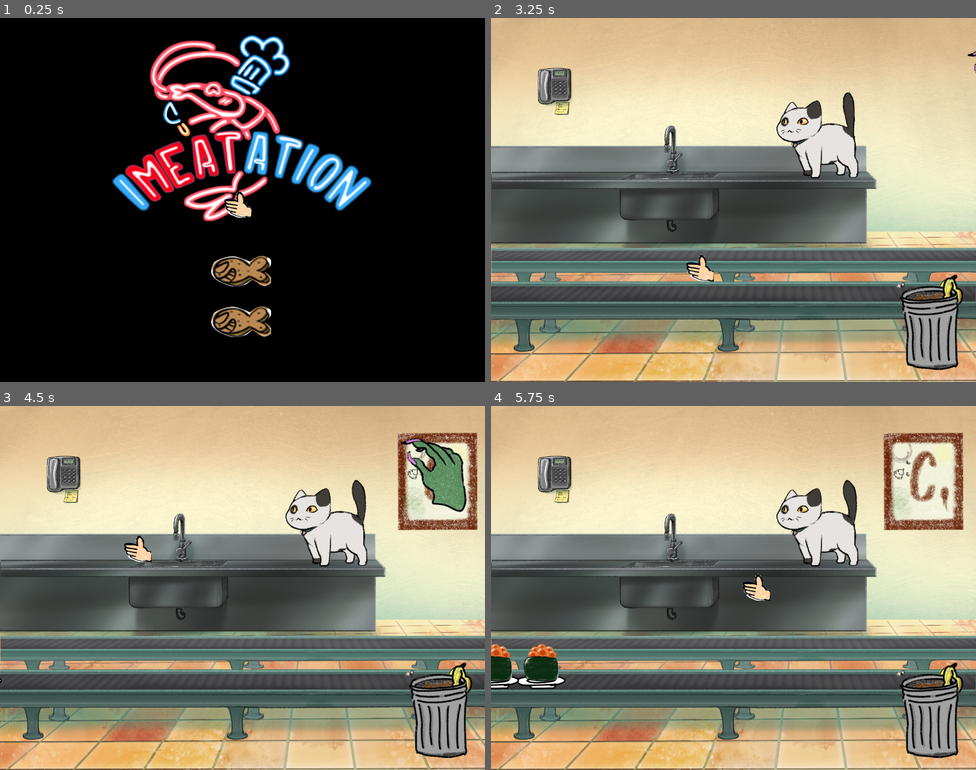
Above: before the commit, frames 1-4 (two rows, left to right).
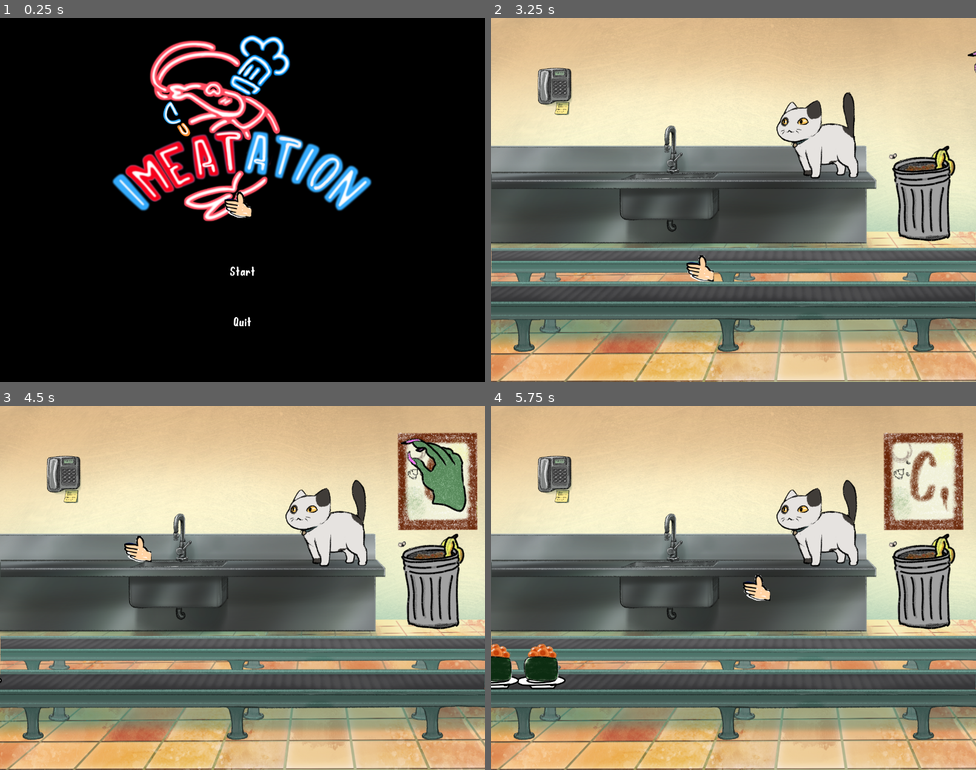
Above: after the commit, the same moments.

Repository: BUNN1E5/SDGJ-2024
Game: Godot game, scene res://levels/title/title.tscn
Two runs of this game, one before a commit and one after it. Both use one fixed random seed, a clock stepped at 60 frames per second and the inputs below.
Inputs (mouse positions are in pixels of both pictures, inside the frame that each line leads up to):
- Up to frame 1 (0.25 s): no input
- Up to frame 2 (3.25 s): move the mouse to (840, 181) at 0.52 s; click (840, 181) at 0.67 s; move the mouse to (636, 218) at 1.27 s; click (636, 218) at 1.42 s; move the mouse to (782, 119) at 2.02 s; click (782, 119) at 2.17 s; move the mouse to (709, 272) at 2.77 s; click (709, 272) at 2.92 s
- Up to frame 3 (4.5 s): move the mouse to (388, 642) at 3.52 s; click (388, 642) at 3.67 s; move the mouse to (97, 533) at 4.27 s; click (97, 533) at 4.42 s
- Up to frame 4 (5.75 s): move the mouse to (757, 588) at 5.02 s; click (757, 588) at 5.17 s

The runs differ from the first frame. In frame 1, 1.5% of the frame differs, in the area x 43-56%, y 65-88%; in frame 2, 5.1%, in the area x 82-98%, y 35-97%; in frame 3, 5.1%; in frame 4, 5.1%.

Commit message:
min req stuff

Diff:
--- a/game_systems/conveyer_belt/conveyer_item.gd
+++ b/game_systems/conveyer_belt/conveyer_item.gd
@@ -36,7 +36,7 @@
 	self.loop = false
 	self.rotates = false
 	if(sprites.get_frames() > 0):
-		self.renderder.texture = sprites.get_frame_texture(min(bad_level, sprites.get_frames()))
+		self.renderder.texture = sprites.get_frame_texture(min(bad_level, sprites.get_frames()-1))
 	pass # Replace with function body.
 
 func _input(event):
@@ -68,8 +68,8 @@
 		if(time_in_hall <= 0):
 			#we are ready to come back into the conveyer
 			conveyer_belt.try_push_to_start(self)
-			bad_level = min(bad_level+1, sprites.get_frames())
-			self.renderder.texture = sprites.get_frame_texture(min(bad_level, sprites.get_frames()))
+			bad_level = min(bad_level+1, sprites.get_frames()-1)
+			self.renderder.texture = sprites.get_frame_texture(min(bad_level, sprites.get_frames()-1))
 			in_hall = false
 			on_belt = false
 		pass
--- a/game_systems/game_manager.gd
+++ b/game_systems/game_manager.gd
@@ -1,6 +1,8 @@
 extends Node
 
 @export var main_scene : PackedScene
+@export var game_over_scene : PackedScene
+@export var title_scene : PackedScene
 
 func quit():
 	get_tree().quit()
@@ -9,3 +11,9 @@
 func start():
 	get_tree().change_scene_to_packed(main_scene)
 	pass
+
+func title_screen():
+	get_tree().change_scene_to_packed(title_scene)
+
+func game_over():
+	get_tree().change_scene_to_packed(game_over_scene)
--- a/game_systems/interactable.gd
+++ b/game_systems/interactable.gd
@@ -15,9 +15,12 @@
 # Called when the node enters the scene tree for the first time.
 func _ready():
 	self.monitoring = true
+	button_pressed.connect(on_button_pressed)
 	pass # Replace with function body.
 
 func on_button_pressed():
+	if mouse.held_item != null:
+		mouse.remove_child(mouse.held_item)
 	pass
 
 func _input(event):
--- a/game_systems/player_control/mouse.gd
+++ b/game_systems/player_control/mouse.gd
@@ -21,7 +21,7 @@
 
 
 var held_item
-signal try_pickup(item)
+signal try_pickup(item : ConveyerItem)
 func on_try_pickup(item):
 	print(item)
 	if(item != null):
@@ -41,8 +41,9 @@
 			use_modifier = event.pressed #This is for holding
 
 		if use_modifier == false:
-			if(held_item != null):
-				held_item.reparent(get_node("/root/Main"))
+			#if(held_item != null):
+				#held_item.reparent(get_node("/root/Main"))
+			pass
 	pass
 
 # Called every frame. 'delta' is the elapsed time since the previous frame.
--- a/game_systems/score/score_manager.gd
+++ b/game_systems/score/score_manager.gd
@@ -18,6 +18,7 @@
 signal food_rating_recovery
 signal food_rating_loss
 signal food_rating_change
+signal game_over
 
 # Called when the node enters the scene tree for the first time.
 func _ready():
@@ -31,7 +32,7 @@
 
 func get_food_rating_texture():
 	return food_rating_textures.get_frame_texture(
-		min(floor(food_rating), food_rating_textures.get_frames()))
+		min(floor(food_rating), food_rating_textures.get_frames()-1))
 
 #this runs when there is a change to the food rating
 #a positive change just adds, a negative change means we lose
@@ -47,6 +48,8 @@
 	food_rating = floor(food_rating - 1)
 	if(food_rating_int != floor(food_rating)):
 		food_rating_int = floor(food_rating)
+		if(food_rating_int <= 0):
+			game_over.emit()
 		food_rating_change.emit()
 	pass
 
--- a/levels/main/main.tscn
+++ b/levels/main/main.tscn
@@ -1,7 +1,9 @@
-[gd_scene load_steps=36 format=3 uid="uid://cskk4hahslcst"]
-
+[gd_scene load_steps=40 format=3 uid="uid://cskk4hahslcst"]
+
+[ext_resource type="Script" path="res://game_systems/game_manager.gd" id="1_6ha1s"]
 [ext_resource type="Texture2D" uid="uid://b6kgin4m6kebf" path="res://levels/main/kitchenBG.png" id="1_prlbg"]
 [ext_resource type="Texture2D" uid="uid://c7ywsgv4shweu" path="res://levels/main/sink.png" id="2_choa1"]
+[ext_resource type="PackedScene" uid="uid://k81ymqax2mde" path="res://levels/game_over/game_over.tscn" id="2_doumd"]
 [ext_resource type="Texture2D" uid="uid://cb2vqk4iy8c6f" path="res://levels/main/kitchen_placement_reference.png" id="3_0hvof"]
 [ext_resource type="Texture2D" uid="uid://ri8be2lp5p50" path="res://levels/main/conveyor-front.png" id="4_4xd73"]
 [ext_resource type="Texture2D" uid="uid://fj1syijsinww" path="res://levels/main/conveyor-rear.png" id="4_7ym7d"]
@@ -27,6 +29,7 @@
 [ext_resource type="Texture2D" uid="uid://bxwybqx3xkm71" path="res://food/shinko/shinko_sushi.tres" id="15_rqx4r"]
 [ext_resource type="Texture2D" uid="uid://b7tjnxir2fdh5" path="res://game_systems/score/RestaurantRating.tres" id="24_i8e2i"]
 [ext_resource type="Texture2D" uid="uid://b7pgmvax3xhjf" path="res://levels/main/trashcan-final.png" id="26_3rwa5"]
+[ext_resource type="Script" path="res://game_systems/interactable.gd" id="27_8mw3y"]
 [ext_resource type="Texture2D" uid="uid://y3ctl5ygyg32" path="res://levels/main/phone.png" id="27_146du"]
 
 [sub_resource type="Animation" id="Animation_6damg"]
@@ -143,8 +146,13 @@
 "speed": 5.0
 }]
 
+[sub_resource type="RectangleShape2D" id="RectangleShape2D_oycm3"]
+size = Vector2(20.5938, 26.8886)
+
 [node name="Main" type="Node2D"]
 scale = Vector2(0.667, 0.667)
+script = ExtResource("1_6ha1s")
+game_over_scene = ExtResource("2_doumd")
 
 [node name="Background" type="Node2D" parent="."]
 
@@ -240,9 +248,17 @@
 script = ExtResource("11_lc0uk")
 food_rating_textures = ExtResource("24_i8e2i")
 
-[node name="Trashcan-final" type="Sprite2D" parent="."]
-position = Vector2(1745.13, 1211.39)
+[node name="Trash" type="Area2D" parent="."]
+position = Vector2(1713.64, 701.649)
+script = ExtResource("27_8mw3y")
+
+[node name="Trashcan-final" type="Sprite2D" parent="Trash"]
 texture = ExtResource("26_3rwa5")
+
+[node name="CollisionShape2D" type="CollisionShape2D" parent="Trash"]
+position = Vector2(-2.89905, 33.6338)
+scale = Vector2(9.765, 9.765)
+shape = SubResource("RectangleShape2D_oycm3")
 
 [node name="Phone" type="Sprite2D" parent="."]
 position = Vector2(248.876, 292.354)
@@ -252,3 +268,4 @@
 mouse_pickup_modifier = 0.5
 
 [connection signal="food_rating_change" from="GameManagement" to="Background/RestaurantRating/RestaurantRatingSprite" method="change_food_rating"]
+[connection signal="game_over" from="GameManagement" to="." method="game_over"]
--- a/levels/title/title.tscn
+++ b/levels/title/title.tscn
@@ -6,9 +6,14 @@
 [ext_resource type="Texture2D" uid="uid://dyilnl5lo1dl1" path="res://ui/kitty-treat-placeholder.png" id="2_8nj2a"]
 [ext_resource type="Script" path="res://game_systems/interactable.gd" id="2_ulmgb"]
 [ext_resource type="PackedScene" uid="uid://2foru1qm1x4k" path="res://game_systems/player_control/mouse.tscn" id="3_bos0r"]
+[ext_resource type="FontFile" uid="uid://dyq1rcq31em4p" path="res://font/sushibrush_titles/Sushibrush-Regular.ttf" id="6_lgq1q"]
 
 [sub_resource type="RectangleShape2D" id="RectangleShape2D_jea4h"]
 size = Vector2(40.4145, 21.0535)
+
+[sub_resource type="LabelSettings" id="LabelSettings_g0738"]
+font = ExtResource("6_lgq1q")
+font_size = 36
 
 [node name="Main" type="Node2D"]
 scale = Vector2(0.667, 0.667)
@@ -26,6 +31,7 @@
 script = ExtResource("2_ulmgb")
 
 [node name="Kitty-treat-placeholder" type="Sprite2D" parent="Menu/Start"]
+visible = false
 texture = ExtResource("2_8nj2a")
 
 [node name="CollisionShape2D" type="CollisionShape2D" parent="Menu/Start"]
@@ -33,11 +39,22 @@
 scale = Vector2(5.79, 5.79)
 shape = SubResource("RectangleShape2D_jea4h")
 
+[node name="Label" type="Label" parent="Menu/Start"]
+offset_left = -244.0
+offset_top = -38.0
+offset_right = 243.0
+offset_bottom = 56.0
+text = "Start"
+label_settings = SubResource("LabelSettings_g0738")
+horizontal_alignment = 1
+vertical_alignment = 1
+
 [node name="Quit" type="Area2D" parent="Menu"]
 position = Vector2(960, 1200)
 script = ExtResource("2_ulmgb")
 
 [node name="Kitty-treat-placeholder" type="Sprite2D" parent="Menu/Quit"]
+visible = false
 texture = ExtResource("2_8nj2a")
 
 [node name="CollisionShape2D" type="CollisionShape2D" parent="Menu/Quit"]
@@ -45,6 +62,17 @@
 scale = Vector2(5.79, 5.79)
 shape = SubResource("RectangleShape2D_jea4h")
 
+[node name="Label" type="Label" parent="Menu/Quit"]
+offset_left = -244.0
+offset_top = -38.0
+offset_right = 243.0
+offset_bottom = 56.0
+text = "Quit
+"
+label_settings = SubResource("LabelSettings_g0738")
+horizontal_alignment = 1
+vertical_alignment = 1
+
 [node name="Mouse" parent="." instance=ExtResource("3_bos0r")]
 position = Vector2(350, 850)
 
Not shown: 1 places in levels/title/title.tscn that only renumber resources
